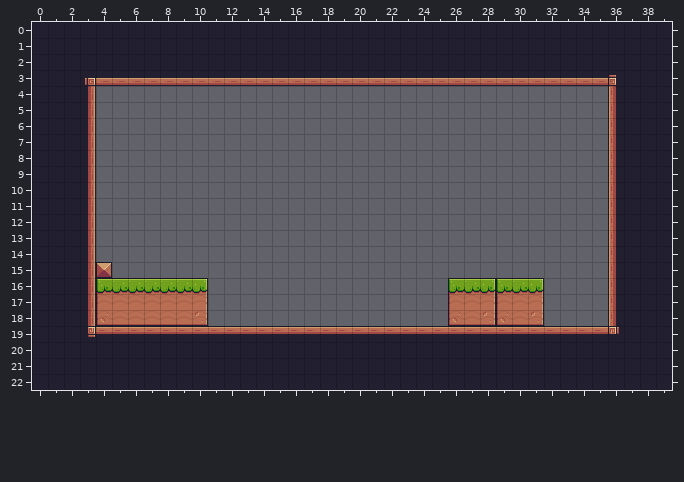
An edit to a level. Tiled map, assets/tiles/Level - 01.tmx. This is how it looked before the edit.
Cells are 16x16 px. Shown: x 0..39, y 0..22.
And afterwards:
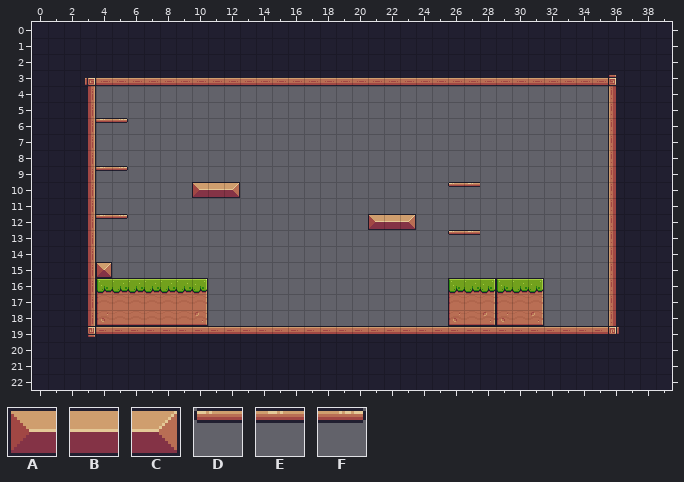
Key: from "Pixel Adventure": A 12, B 13, C 14, D 39, E 40, F 41.
_ is an empty cell.
Changes in this commit:
{"where": "layer \"Background\""}
{"y":6,"x":4,"old":"__","new":"EF"}
{"y":9,"x":4,"old":"__","new":"EF"}
{"y":10,"x":10,"old":"___","new":"ABC"}
{"y":10,"x":26,"old":"__","new":"DE"}
{"y":12,"x":4,"old":"__","new":"EF"}
{"y":12,"x":21,"old":"___","new":"ABC"}
{"y":13,"x":26,"old":"__","new":"DE"}
{"label":"added","picture_box":[96,118,128,123]}
{"label":"added","picture_box":[96,166,128,171]}
{"label":"added","picture_box":[192,182,240,198]}
{"label":"added","picture_box":[448,182,480,187]}
{"label":"added","picture_box":[96,214,128,219]}
{"label":"added","picture_box":[368,214,416,230]}
{"label":"added","picture_box":[448,230,480,235]}
